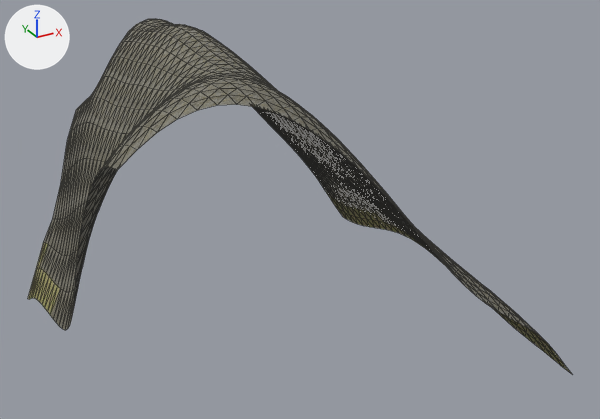
Before and after pictures for a commit that changed the glTF model assets/levels/overworld/chunk_2_2.glb.
Rendered twice from a 50 mm lens placed at (-51.4, -101.6, 75.4), pointed at (3.0, -2.5, 25.9). Arrows for +X, +Y and +Z are at upper left; the lights stay in place. The first picture is the older version. Mesh edges are drawn as thin lines. Vertices at exactly the same position are counted once.

Script lines for the objects in view, before the commit:
```python
me_chunk_2_2 = bpy.data.meshes.new('chunk_2_2')
me_chunk_2_2.from_pydata(...)  # 1089 vertices, 2048 faces; spans x -32.0..32.0, y -32.0..32.0, z 3.1..53.5
# faces by material slot: [146, 1902]
me_chunk_2_2.materials.append(mat_grass)  # picture img_grass
me_chunk_2_2.materials.append(mat_cliff)  # picture img_cliff_stone
ob_chunk_2_2_col = bpy.data.objects.new('chunk_2_2-col', me_chunk_2_2)
ob_chunk_2_2_col.location = (0.0, 0.0, 0.0)
```
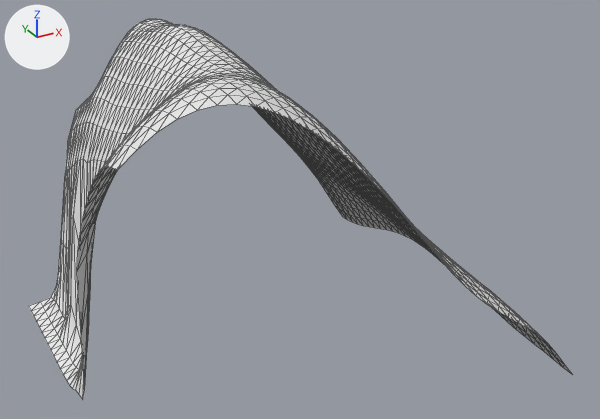
Edits to the bpy script that builds the scene:
```text
Add mat_terrain:
    mat_terrain = principled_material('terrain')
    mat_terrain.base_color = (0.8, 0.8, 0.8)  # white #e7e7e7
    mat_terrain.roughness = 1.0
Change me_chunk_2_2:
    used by ob_chunk_2_2_col; location = (0.0, 0.0, 0.0)
    remove me_chunk_2_2.from_pydata(...)  # 1089 vertices, 2048 faces; spans x -32.0..32.0, y -32.0..32.0, z 3.1..53.5
    add me_chunk_2_2.from_pydata(...)  # 1089 vertices, 2048 faces; spans x -32.0..32.0, y -32.0..32.0, z 1.7..53.5
    me_chunk_2_2 part 1
    2 vertices are removed from x -28.0, y 8.0..10.0, z 20.7..21.9
    10 faces are deleted
    3 vertices in x -32.0..-28.0, y 2.0..24.0, z 11.8..24.5 move by (0.0, 0.0, -9.9)
    3 vertices in x -28.0..-22.0, y -2.0..32.0, z 25.6..30.5 move by (0.0, 0.0, -0.2)
    76 vertices move from x -32.0..-24.0, y -10.0..32.0, z 3.1..34.7 to x -32.0..-24.0, y -10.0..32.0, z 1.7..34.4
    2 vertices are added at (-28.0, 10.0, 4.2), (-28.0, 8.0, 5.8)
    10 new faces join them
    me_chunk_2_2 part 2: 146 faces spanning x -32.0..32.0, y -32.0..32.0, z 1.7..13.5 switch from mat_grass (picture img_grass) to mat_terrain (white #e7e7e7)
    me_chunk_2_2 part 3: 1892 faces spanning x -32.0..30.0, y -32.0..32.0, z 1.9..53.5 switch from mat_cliff (picture img_cliff_stone) to mat_terrain (white #e7e7e7)
```

Where the change shows, as pixel boxes [x1, y1, x2, y2] in the pictures (600 x 419 px; the box of a moved part takes in the faces that stretch with it):
'chunk_2_2-col', reshaped (7% taller): before [28, 19, 572, 374]; after [29, 19, 572, 399]
part 1 of me_chunk_2_2, moved or reshaped: before [28, 115, 101, 330]; after [29, 119, 101, 399]
part 2 of me_chunk_2_2, recoloured: [40, 192, 572, 374] in both
part 3 of me_chunk_2_2, recoloured (lighter): before [40, 19, 544, 340]; after [46, 19, 544, 399]
